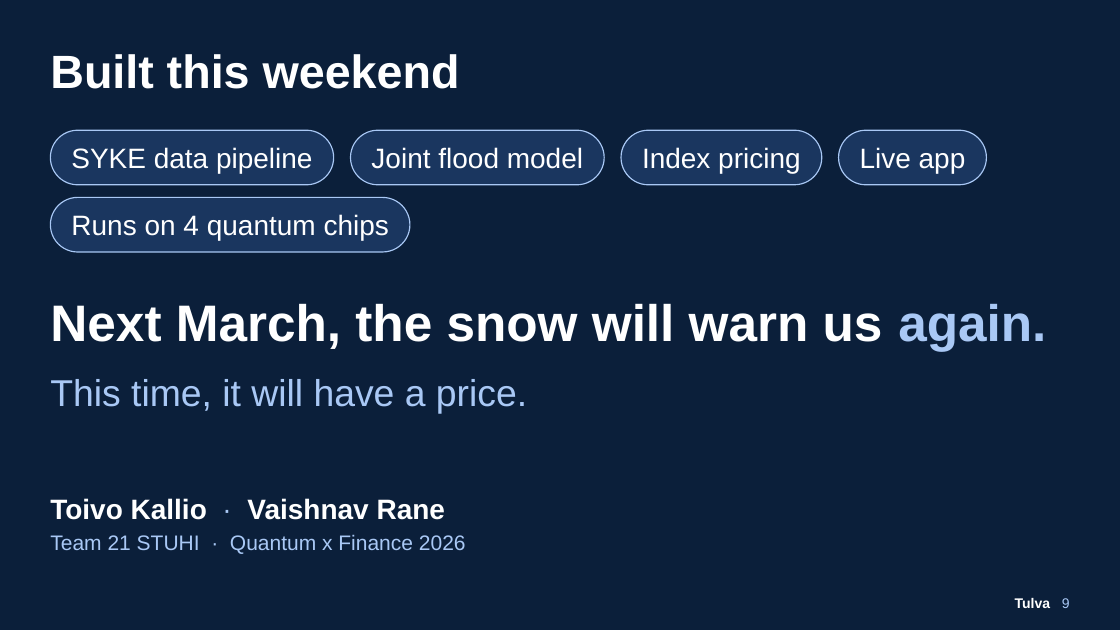
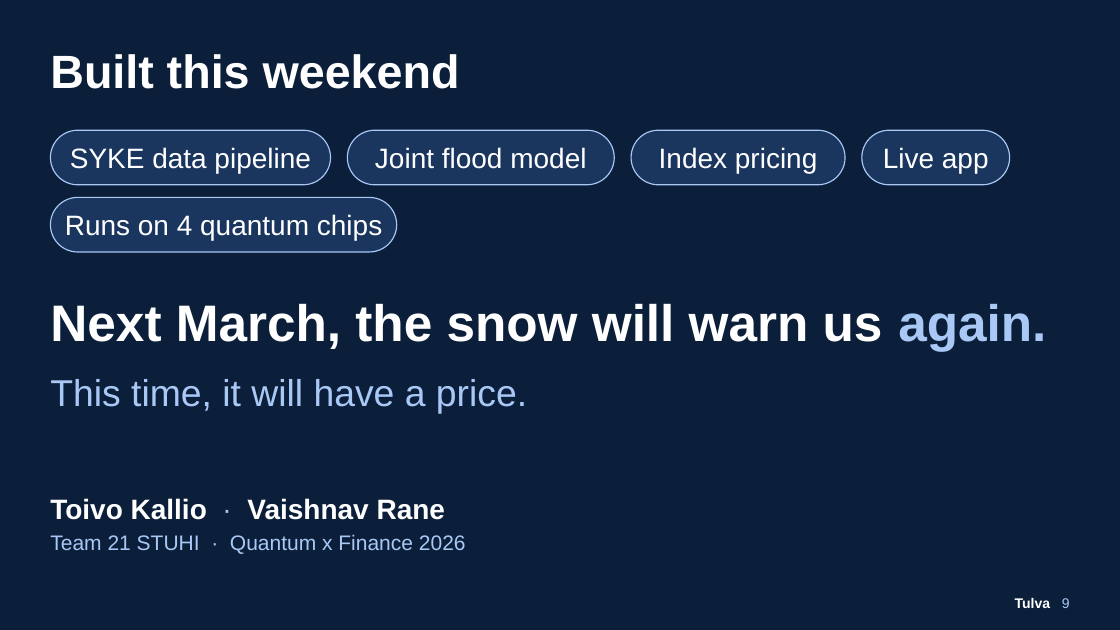
Before and after one commit to Zawaer/tulva, a slide deck: slide 9 of deck/Tulva_QxF2026.pptx. Drawn at 1120x630 pixels with LibreOffice and Linux fonts; fonts in the diff are those of the drawing. Boxes give left, top, right and bottom in pixels: in the first picture for what was removed or moved away, otherwise in the second. Text is boxed around its words. In the diff, an @@ line names an element or a change of style, - is before the commit and + after.

```diff
--- a/deck/Tulva_QxF2026.pptx
+++ b/deck/Tulva_QxF2026.pptx
@@ rounded rectangle: place and size @@
-rounded rectangle at [50, 130, 334, 185]
+rounded rectangle at [50, 130, 330, 185]
@@ text "Joint flood model": place and size @@
-text "Joint flood model" at [371, 147, 583, 169]
+text "Joint flood model" at [375, 147, 586, 169]
@@ rounded rectangle: place and size @@
-rounded rectangle at [350, 130, 604, 185]
+rounded rectangle at [347, 130, 614, 185]
@@ text "Index pricing": place and size @@
-text "Index pricing" at [642, 147, 800, 173]
+text "Index pricing" at [659, 147, 817, 173]
@@ rounded rectangle: place and size @@
-rounded rectangle at [621, 130, 822, 185]
+rounded rectangle at [631, 130, 845, 185]
@@ text "Live app": place and size @@
-text "Live app" at [860, 147, 966, 173]
+text "Live app" at [883, 147, 989, 173]
@@ rounded rectangle: place and size @@
-rounded rectangle at [839, 130, 986, 185]
+rounded rectangle at [862, 130, 1010, 185]
@@ text "Runs on 4 quantum chips": place and size @@
-text "Runs on 4 quantum chips" at [71, 214, 389, 241]
+text "Runs on 4 quantum chips" at [65, 214, 382, 241]
@@ rounded rectangle: place and size @@
-rounded rectangle at [50, 197, 410, 252]
+rounded rectangle at [50, 197, 397, 252]
```
Also in this commit, not shown: 35 other files.
